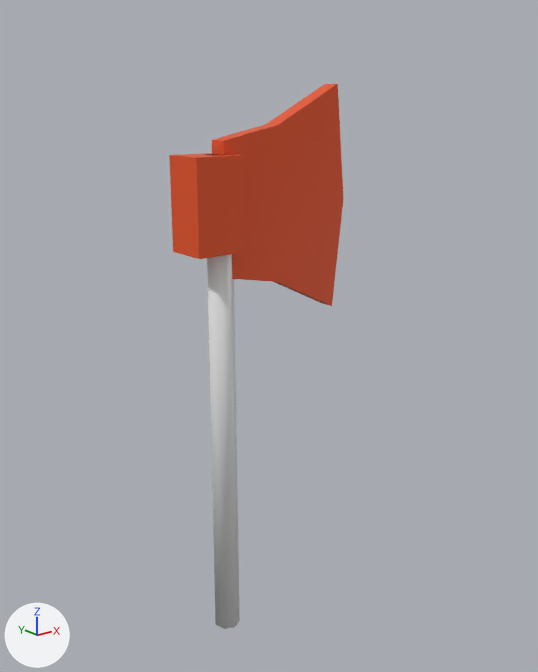
The glTF model assets/models/items/hellstone_axe.glb: old version first, new version second.
Both versions are drawn from a camera (50 mm lens) standing at (-0.634, -0.911, 0.772) and looking at (0.109, 0.018, 0.4). Every picture has the same lights, and +X, +Y and +Z are marked at lower left. The first picture is the older version. Vertices at exactly the same position are counted once.

Objects in the first picture: 'hellstone_axe_v0'.
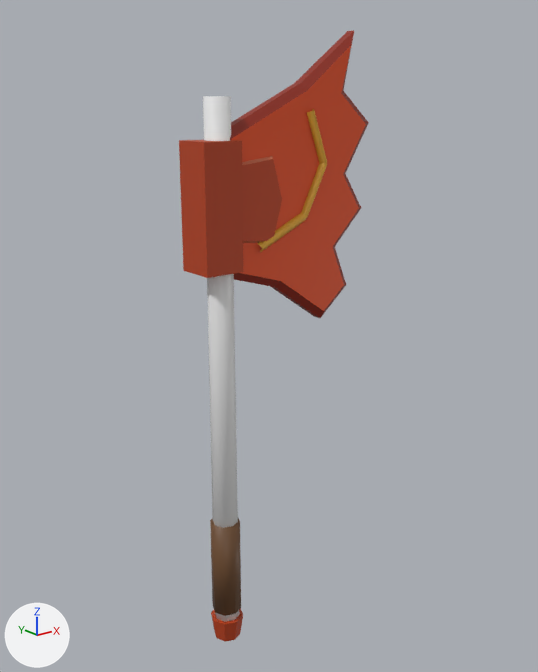
Edits to the bpy script that builds the scene:
```text
Add mat_prop_leather:
    mat_prop_leather = bpy.data.materials.new('prop:leather')
    # nodes: BsdfPrincipled, Mix, OutputMaterial, VertexColor
    # colours: white #e7e7e7, mixed with the vertex colours
Add mat_prop_plain_glow:
    mat_prop_plain_glow = bpy.data.materials.new('prop:plain:glow')
    # nodes: BsdfPrincipled, Mix, OutputMaterial, VertexColor
    # colours: white #e7e7e7, mixed with the vertex colours
Change me_hellstone_axe_v0:
    used by ob_hellstone_axe_v0; location = (0.0, 0.0, 0.0)
    remove me_hellstone_axe_v0.from_pydata(...)  # 36 vertices, 60 faces; spans x -0.06..0.24, y -0.035..0.035, z -0.1..0.8
    add me_hellstone_axe_v0.from_pydata(...)  # 144 vertices, 248 faces; spans x -0.045..0.3, y -0.032..0.032, z -0.125..0.88
    me_hellstone_axe_v0 part 1: a new loose piece, an 8-sided cylinder along z spanning x -0.025..0.025, y -0.025..0.025, z -0.07..0.1, in mat_prop_leather
    me_hellstone_axe_v0 part 2: a new loose piece, an 8-sided cut cone along z (radius 0.023 at the low end, 0.029 at the high end) spanning x -0.029..0.029, y -0.029..0.029, z -0.125..-0.085, in mat_prop_iron_metal
    me_hellstone_axe_v0 part 3: a new loose piece, a box spanning x -0.045..0.02, y -0.032..0.032, z 0.53..0.72, in mat_prop_iron_metal
    me_hellstone_axe_v0 part 4: the loose piece of 14 vertices spanning x 0.0..0.24, y -0.015..0.015, z 0.44..0.8 is rebuilt with 48 vertices and now spans x 0.0..0.3, y -0.017..0.017, z 0.42..0.88
    me_hellstone_axe_v0 part 5: a new loose piece of 20 vertices spanning x 0.0..0.11, y -0.023..0.023, z 0.56..0.7, in mat_prop_iron_metal
    me_hellstone_axe_v0 part 6: a new loose piece of 20 vertices spanning x 0.057..0.197, y -0.027..-0.011, z 0.553..0.763, in mat_prop_plain_glow
    me_hellstone_axe_v0 part 7
    21 vertices are removed from x -0.06..0.021, y -0.035..0.035, z -0.1..0.7
    36 faces are deleted
    15 vertices are added at x -0.022..0.022, y -0.02..0.022, z -0.1..0.78
    28 new faces join them, mat_prop_planks
    add me_hellstone_axe_v0.materials.append(mat_prop_leather)
    add me_hellstone_axe_v0.materials.append(mat_prop_plain_glow)
```

Boxes [x1, y1, x2, y2] around the edits, measured in the pictures (538 x 672 px; the box of a moved part takes in the faces that stretch with it):
'hellstone_axe_v0', reshaped (9% wider, 12% taller): before [169, 84, 343, 629]; after [179, 30, 369, 642]
part 1 of me_hellstone_axe_v0, added: after [210, 518, 241, 616]
part 2 of me_hellstone_axe_v0, added: after [211, 608, 243, 642]
part 3 of me_hellstone_axe_v0, added: after [179, 140, 243, 278]
part 4 of me_hellstone_axe_v0, rebuilt: before [212, 84, 343, 306]; after [230, 30, 369, 318]
part 5 of me_hellstone_axe_v0, added: after [242, 156, 282, 243]
part 6 of me_hellstone_axe_v0, added: after [257, 109, 327, 252]
part 7 of me_hellstone_axe_v0, moved or reshaped: before [169, 153, 244, 629]; after [203, 96, 239, 622]
